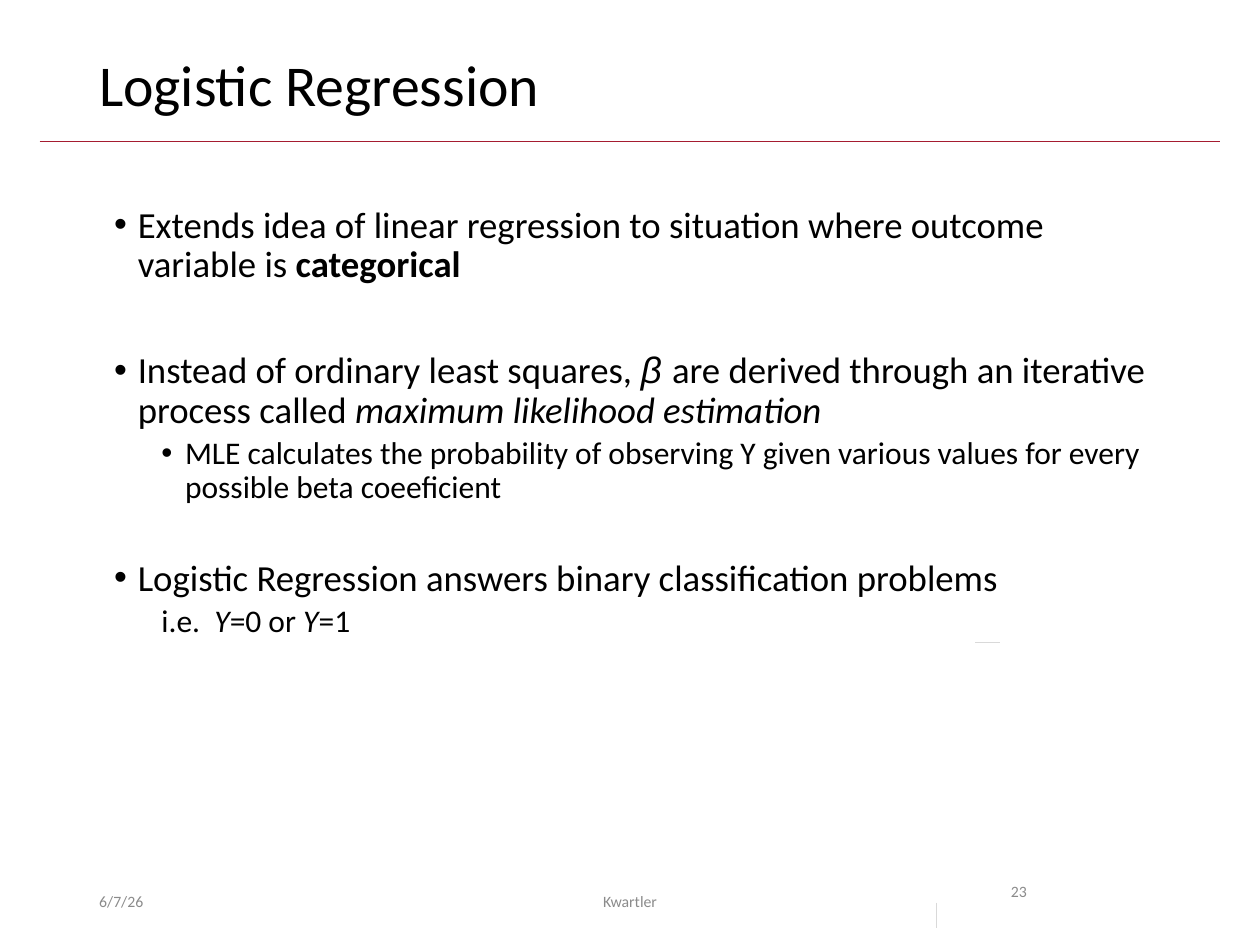
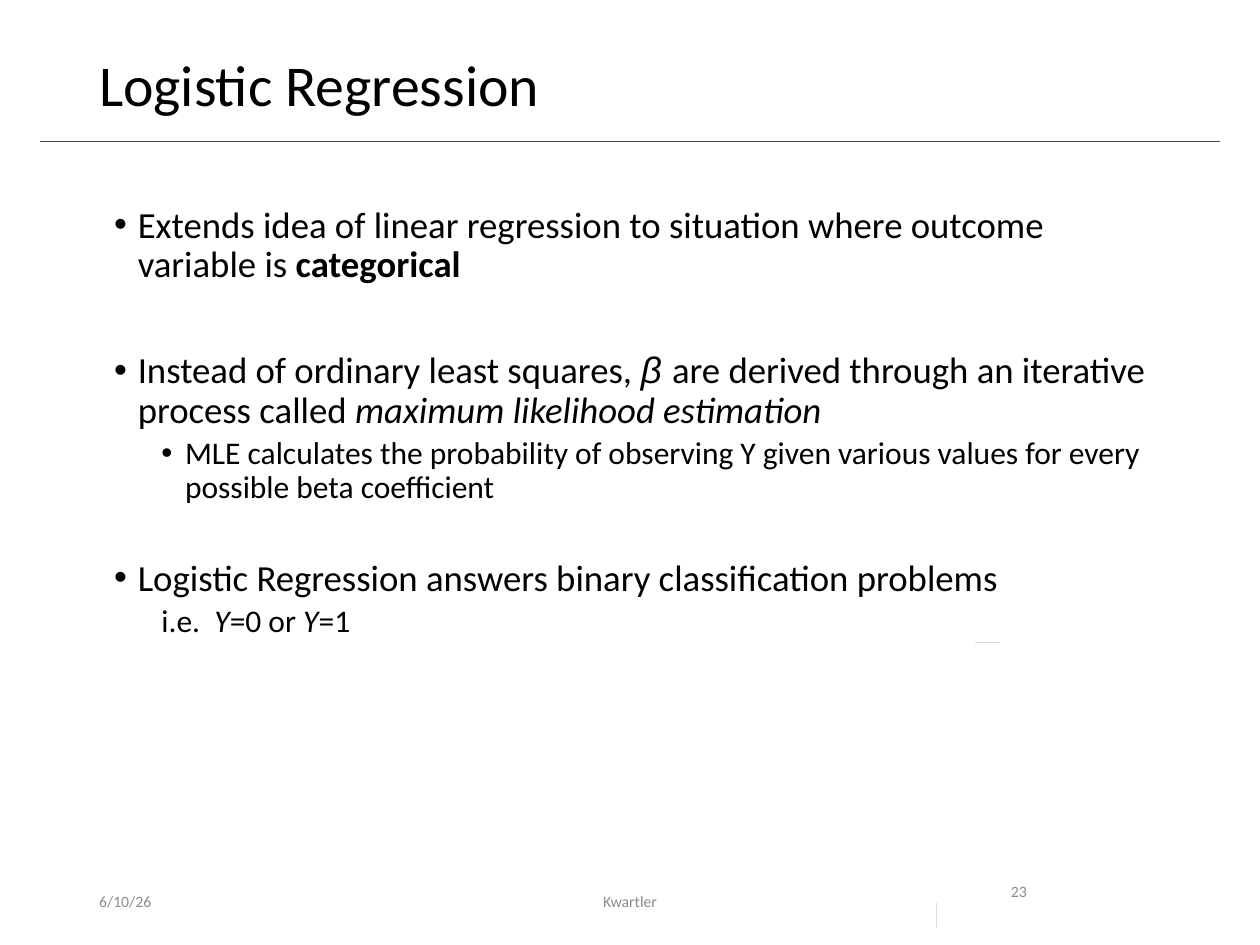
Before and after one commit to kwartler/GSERM_2025, a slide deck: slide 23 of lessons/Day3/C_regression.pptx. Drawn at 1260x945 pixels with LibreOffice and Linux fonts; fonts in the diff are those of the drawing. Boxes give left, top, right and bottom in pixels: in the first picture for what was removed or moved away, otherwise in the second. Text is boxed around its words. In the diff, an @@ line names an element or a change of style, - is before the commit and + after.

```diff
--- a/lessons/Day3/C_regression.pptx
+++ b/lessons/Day3/C_regression.pptx
@@ text at bbox=[185, 442, 1139, 503]: text changed @@
-  • MLE calculates the probability of observing Y given various values for every possible beta coeeficient
+  • MLE calculates the probability of observing Y given various values for every possible beta coefficient
@@ text at bbox=[99, 896, 151, 908]: text changed @@
-6/7/26
+6/10/26
```
Also in this commit, not shown: 46 other slides changed, 1 other file.
